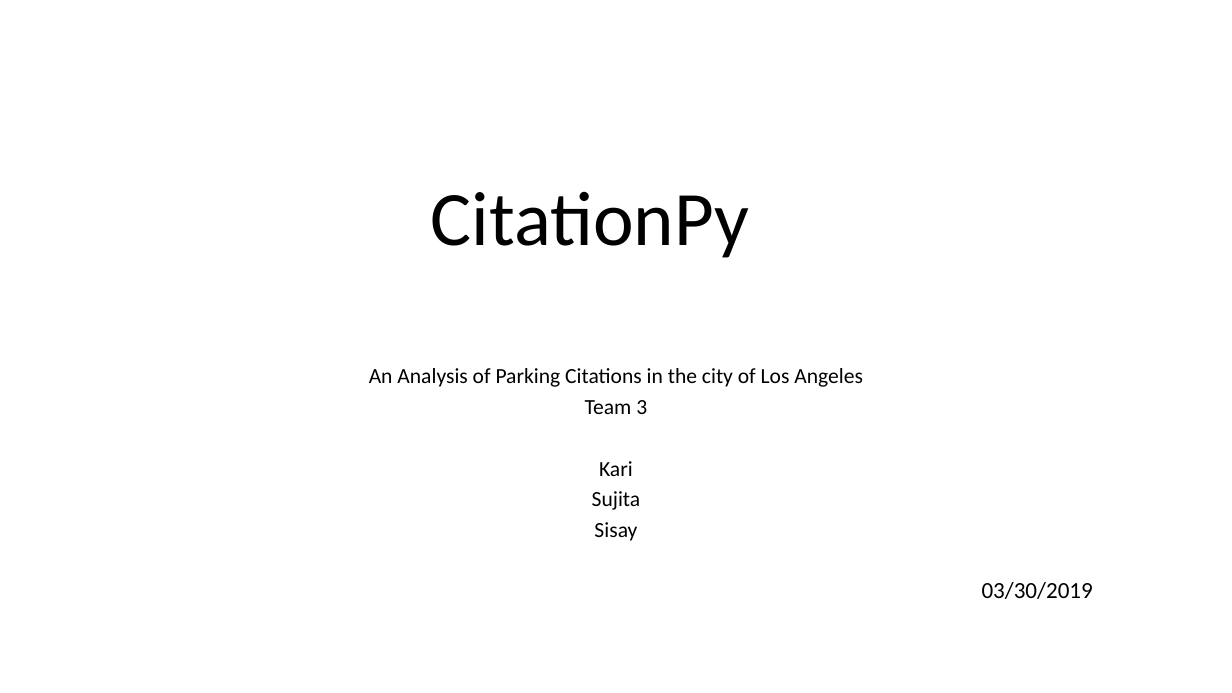
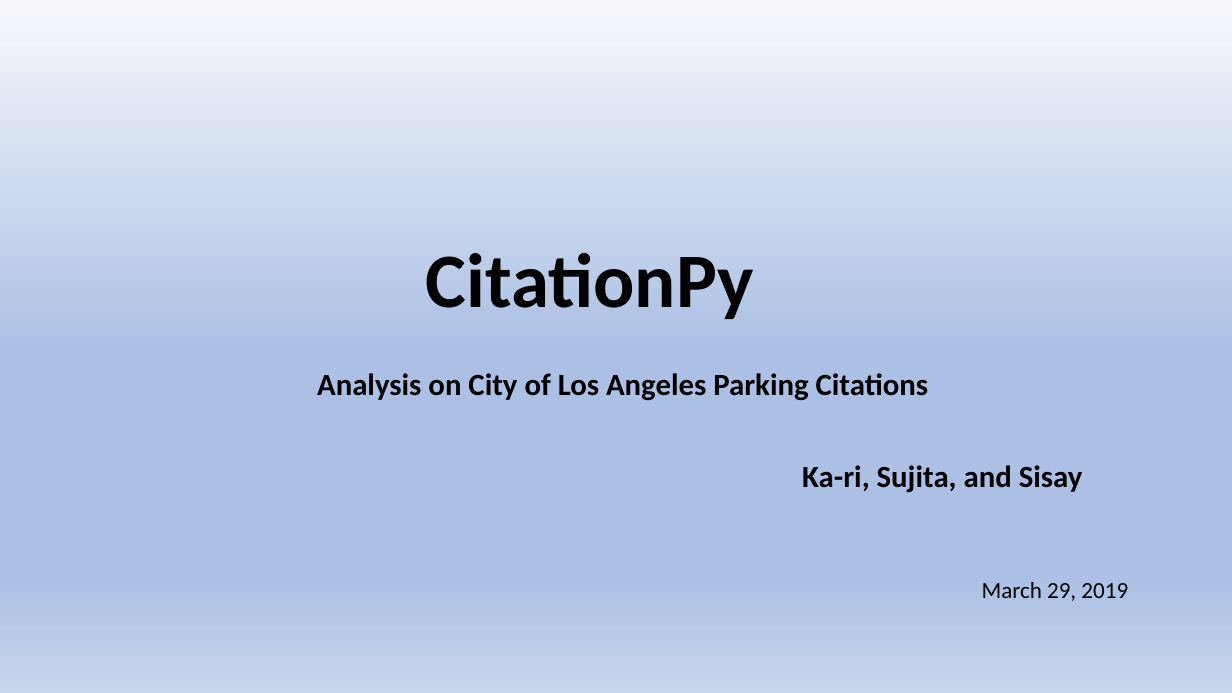
Before and after one commit to chele0630/Team3_Project1, a slide deck: slide 1 of Citation_Py_PPT.pptx. Drawn at 1232x693 pixels with LibreOffice and Linux fonts; fonts in the diff are those of the drawing. Boxes give left, top, right and bottom in pixels: in the first picture for what was removed or moved away, otherwise in the second. Text is boxed around its words. In the diff, an @@ line names an element or a change of style, - is before the commit and + after.

```diff
--- a/Citation_Py_PPT.pptx
+++ b/Citation_Py_PPT.pptx
@@ background #FFFFFF to gradient #F6F8FC to #ABC0E4 to #C7D5ED @@
@@ title "CitationPy" at (x1=426, y1=253, x2=754, y2=319): bold on @@
@@ subtitle at (x1=317, y1=373, x2=1083, y2=493): text changed; size 16.8 to 24 pt; bold on @@
-An Analysis of Parking Citations in the city of Los Angeles
-Team 3
-Kari
-Sujita
-Sisay
+Analysis on City of Los Angeles Parking Citations
+Ka-ri, Sujita, and Sisay
@@ text at (x1=982, y1=582, x2=1128, y2=601): text changed @@
-03/30/2019
+March 29, 2019
```
Also in this commit, not shown: 8 other slides changed, 12 slides added, 8 slides removed.
